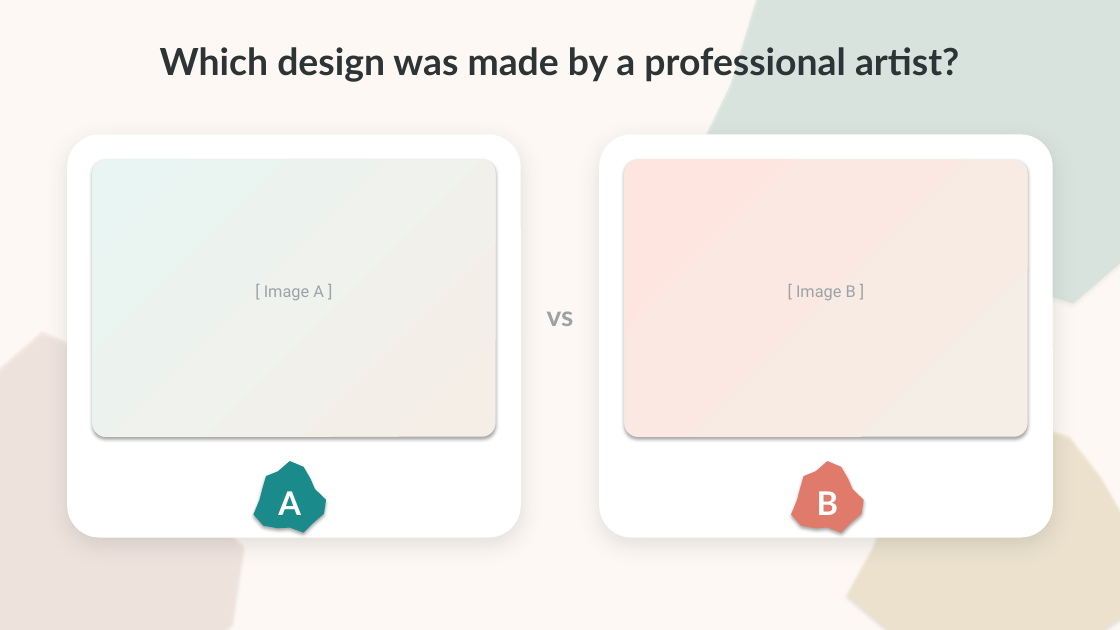
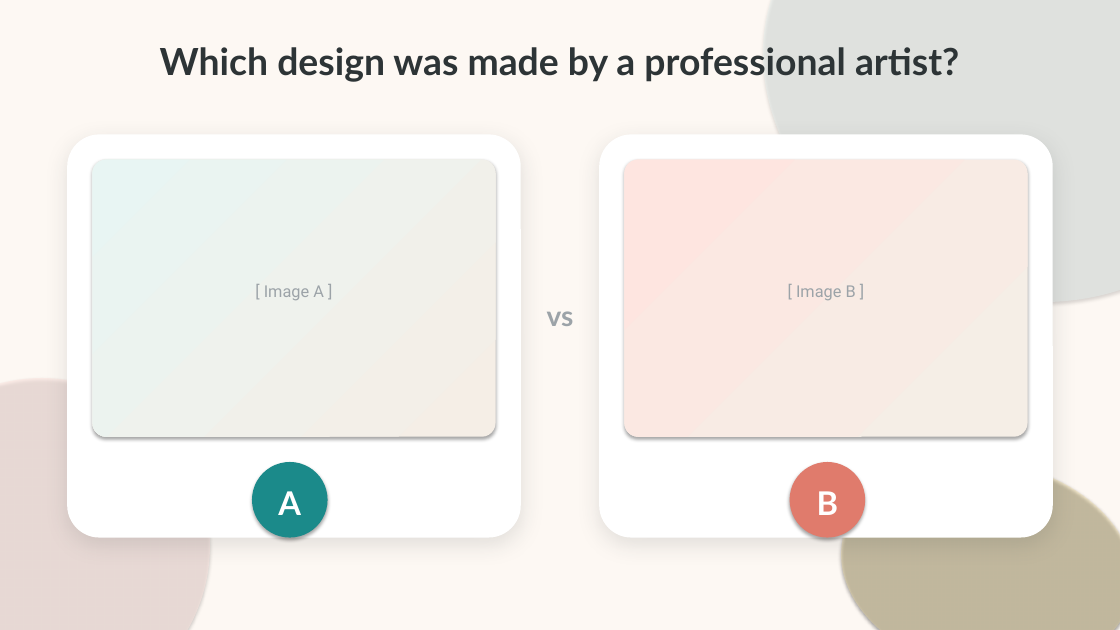
Before and after one commit to seeeadd/webby-slides-bailey, a slide deck: slide 4 of Bailey_Etsy_Reset_V2.pptx. Drawn at 1120x630 pixels with LibreOffice and Linux fonts; fonts in the diff are those of the drawing. Boxes give left, top, right and bottom in pixels: in the first picture for what was removed or moved away, otherwise in the second. Text is boxed around its words. In the diff, an @@ line names an element or a change of style, - is before the commit and + after.

```diff
--- a/Bailey_Etsy_Reset_V2.pptx
+++ b/Bailey_Etsy_Reset_V2.pptx
@@ freeform shape removed at bbox=[684, 0, 1120, 303] @@
@@ ellipse added at bbox=[691, 0, 1120, 381], fill #E8F5F3 at 40% opacity @@
@@ freeform shape removed at bbox=[0, 331, 244, 630] @@
@@ ellipse added at bbox=[0, 340, 248, 630], fill #FEE5E0 at 50% opacity @@
@@ freeform shape removed at bbox=[847, 417, 1120, 630] @@
@@ ellipse added at bbox=[824, 438, 1120, 630], fill #F7E19C at 35% opacity @@
@@ ellipse added at bbox=[252, 462, 328, 538], fill #1B8A8A @@
@@ freeform shape removed at bbox=[254, 461, 504, 630] @@
@@ ellipse added at bbox=[790, 462, 865, 538], fill #E07B6C @@
@@ freeform shape removed at bbox=[791, 461, 1120, 630] @@
```
Also in this commit, not shown: 19 other slides changed, 2 other files.
